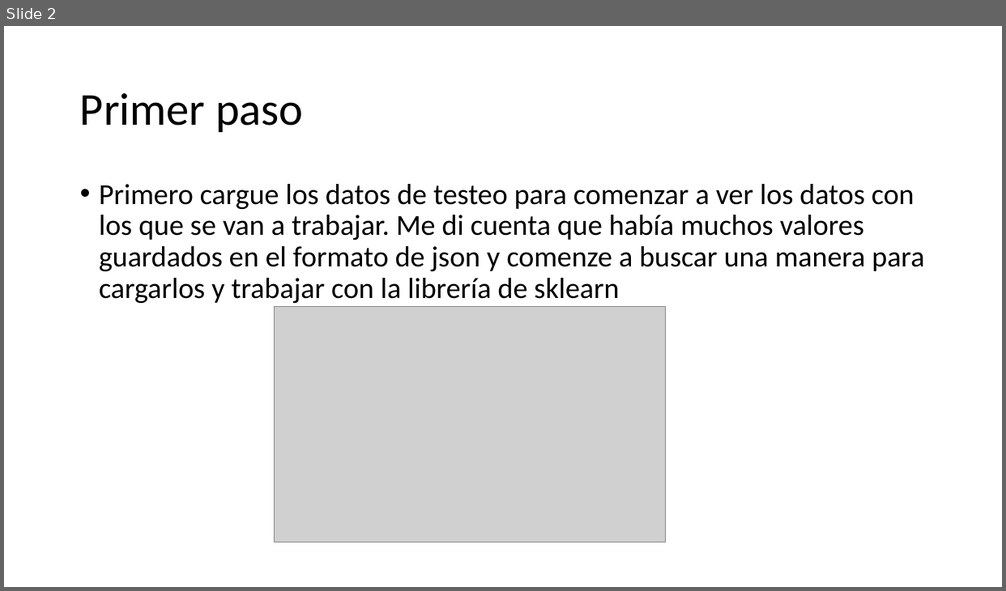
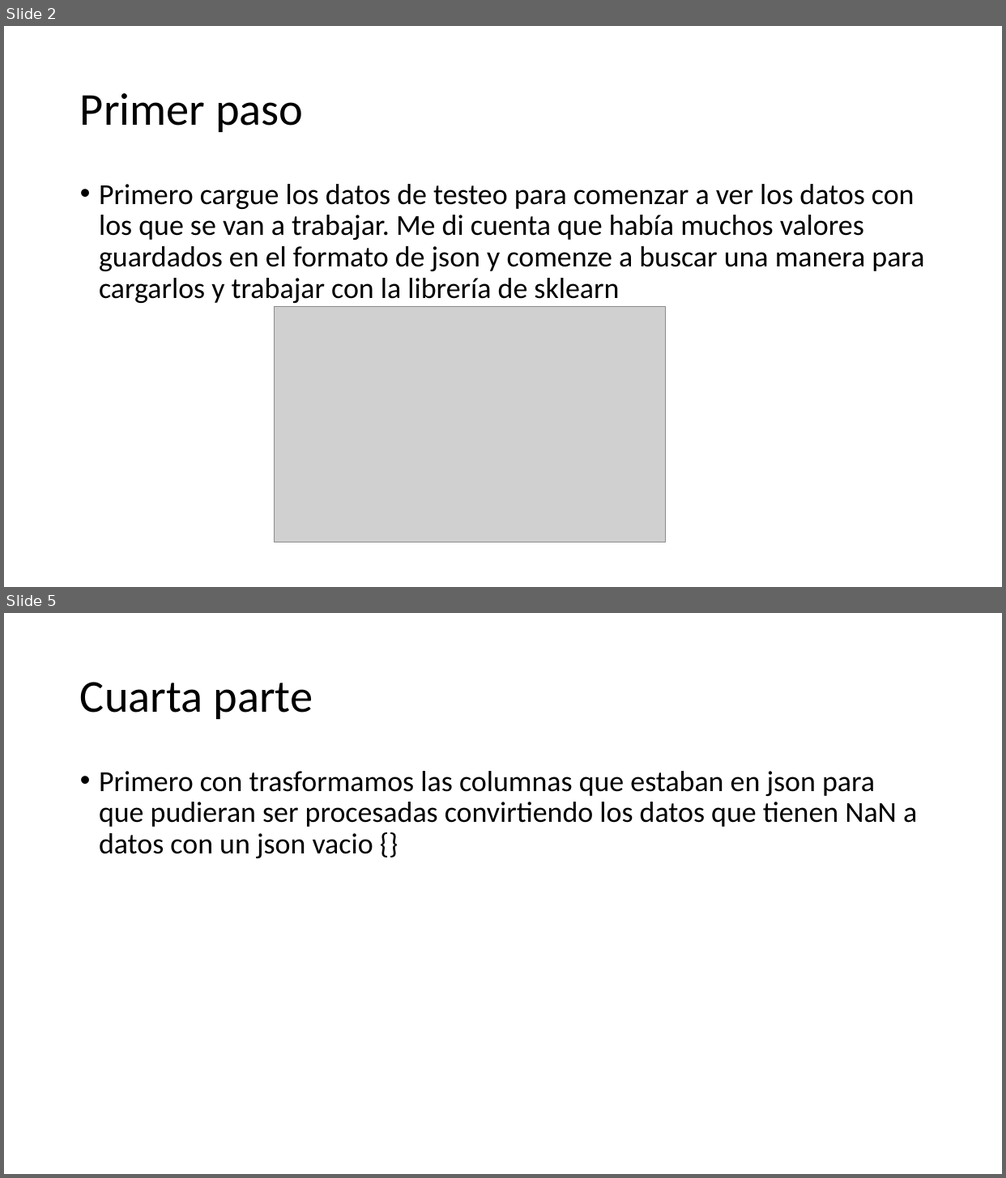
Before and after one commit to alfonsocv12/AILaSalleClass2019, a slide deck: examenSegundoParcial/Documentacion.pptx. Shown one above the other, each under a label of ours: slide 2 before the commit, slides 2 and 5 after it; the slides between them are not shown. The pictures are 1006x591 and 1006x1178 pixels, drawn with LibreOffice and Linux fonts; fonts in the diff are those of the drawing; grey boxes stand for pictures. Boxes give left, top, right and bottom in pixels: in the first picture for what was removed or moved away, otherwise in the second. Text is boxed around its words. In the diff, an @@ line names an element or a change of style, - is before the commit and + after.

```diff
--- a/examenSegundoParcial/Documentacion.pptx
+++ b/examenSegundoParcial/Documentacion.pptx
@@ slide 5 added at [4,613,1002,1174], background #FFFFFF @@
@@ title added at [80,682,313,719], 44 pt, text #000000 @@
+Cuarta parte
@@ text added at [99,771,917,858], 28 pt, text #000000 @@
+• Primero con trasformamos las columnas que estaban en json para que pudieran ser procesadas convirtiendo los datos que tienen NaN a datos con un json vacio {}
```
Also in this commit, not shown: 2 other slides added, 1 slide removed, 2 other files.
